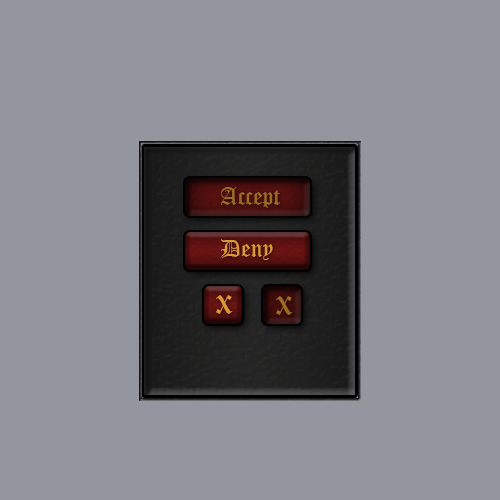
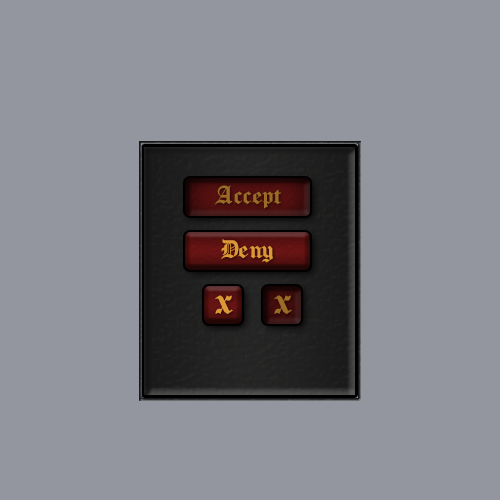
Revision of a layered 500px x 500px image; what changed, layer by layer:
painted on "Accept" over <box>215,185,282,209</box>
painted on "Deny" over <box>221,239,273,263</box>
painted on "x" (1st of 2, in "Close Button Pressed") over <box>274,295,293,315</box>
painted on "x" (2nd of 2, in "Close Button Normal") over <box>215,295,233,314</box>
